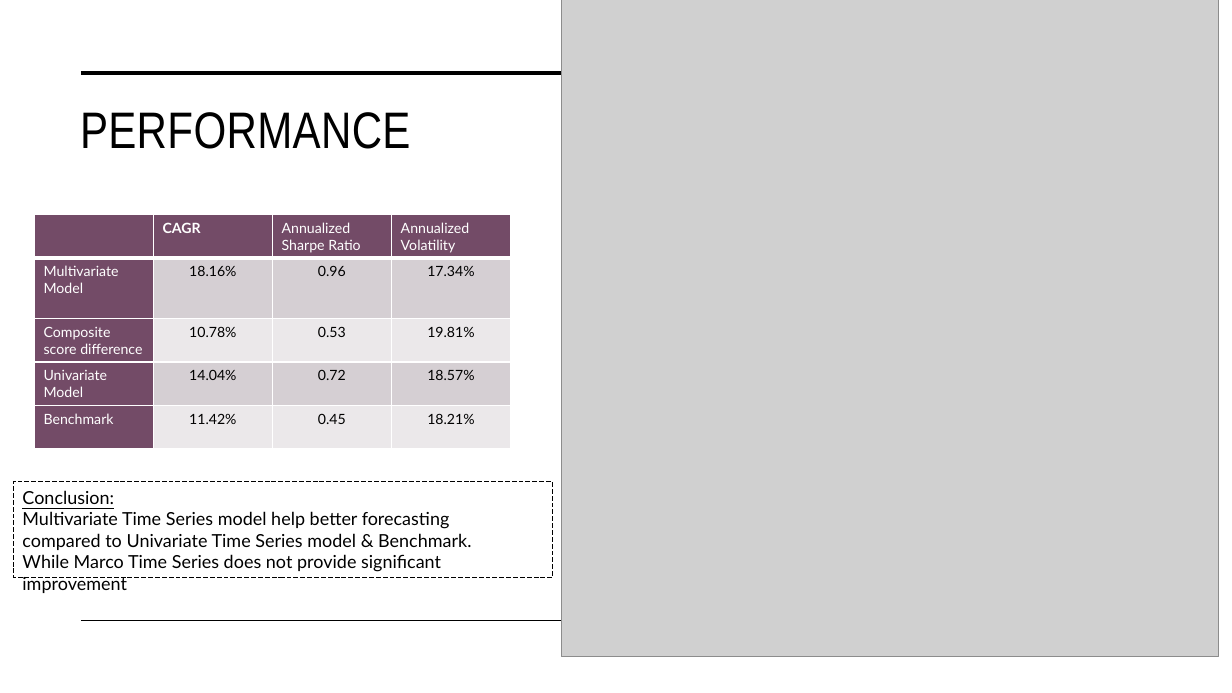
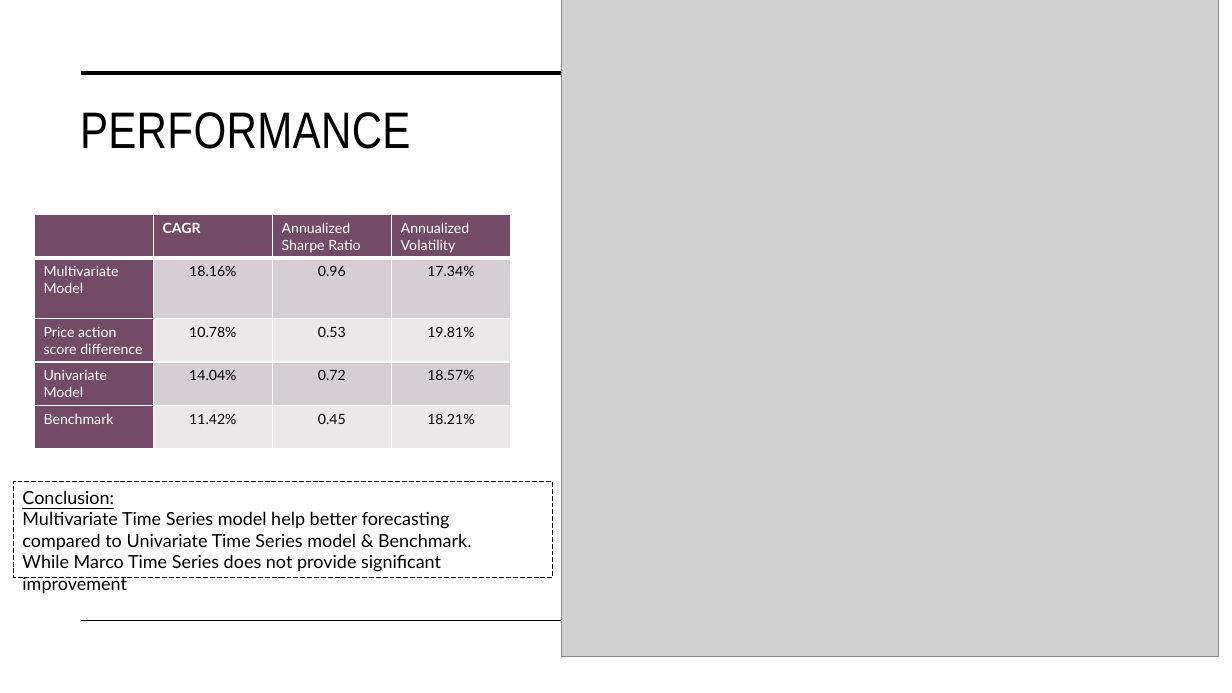
Before and after one commit to Ryrck/mafs5130, a slide deck: slide 15 of MAFS5130 Presentation - WONG Yan Kit.pptx. Drawn at 1232x693 pixels with LibreOffice and Linux fonts; fonts in the diff are those of the drawing; grey boxes stand for pictures. Boxes give left, top, right and bottom in pixels: in the first picture for what was removed or moved away, otherwise in the second. Text is boxed around its words. In the diff, an @@ line names an element or a change of style, - is before the commit and + after.

```diff
--- a/MAFS5130 Presentation - WONG Yan Kit.pptx
+++ b/MAFS5130 Presentation - WONG Yan Kit.pptx
@@ table at (34, 214, 511, 447) @@
-row 3, column 1: Composite score difference
+row 3, column 1: Price action score difference
```
Also in this commit, not shown: 5 other slides changed.
